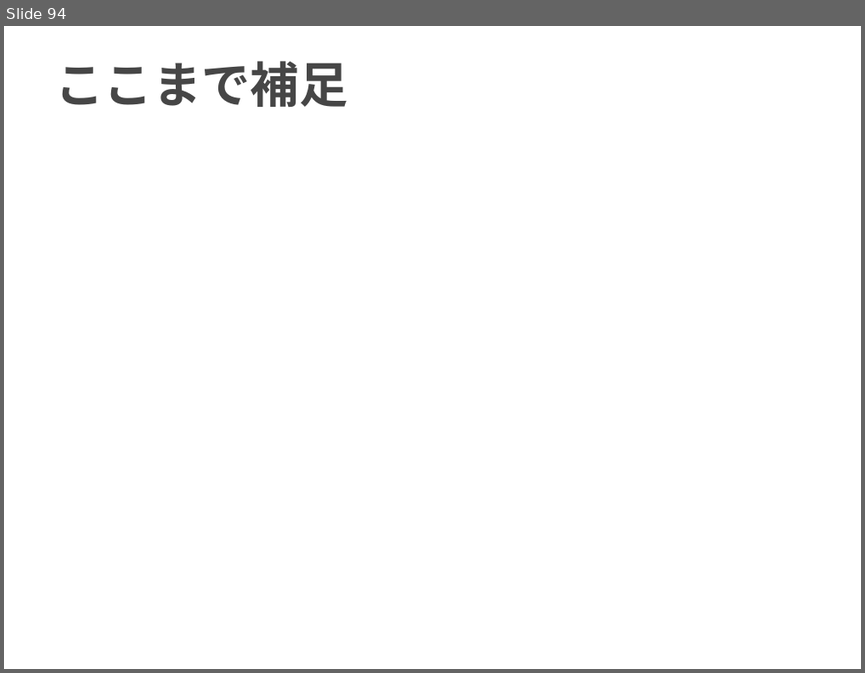
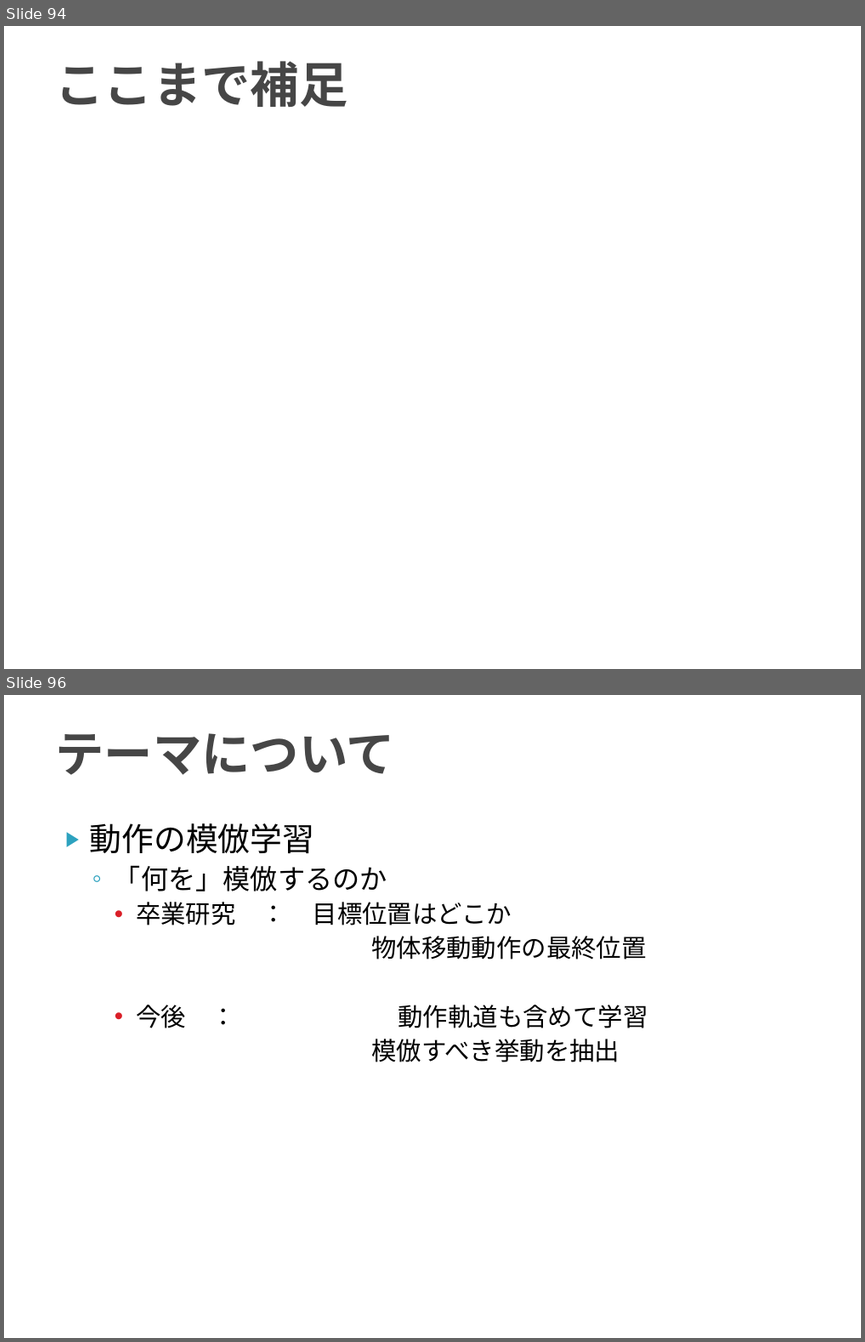
Before and after one commit to TetsuyaKomota/GitforEclipseTest, a slide deck: IntentionLearning_v3/slide/discussion2016.pptx. Shown one above the other, each under a label of ours: slide 94 before the commit, slides 94 and 96 after it; the slides between them are not shown. The pictures are 865x673 and 865x1342 pixels, drawn with LibreOffice and Linux fonts; fonts in the diff are those of the drawing. Boxes give left, top, right and bottom in pixels: in the first picture for what was removed or moved away, otherwise in the second. Text is boxed around its words. In the diff, an @@ line names an element or a change of style, - is before the commit and + after.

```diff
--- a/IntentionLearning_v3/slide/discussion2016.pptx
+++ b/IntentionLearning_v3/slide/discussion2016.pptx
@@ slide 96 added at [4, 695, 861, 1338], background #FFFFFF @@
@@ title added at [55, 733, 395, 775], 41 pt, text #464646, bold @@
+テーマについて
@@ text added at [90, 823, 648, 1062], 21 pt, text #000000 @@
+▶ 動作の模倣学習
+  ◦ 「何を」模倣するのか
+    • 卒業研究 ： 目標位置はどこか
+    物体移動動作の最終位置
+    • 今後 ： 動作軌道も含めて学習
+    模倣すべき挙動を抽出
```
Also in this commit, not shown: 4 slides changed, 5 other slides added.
